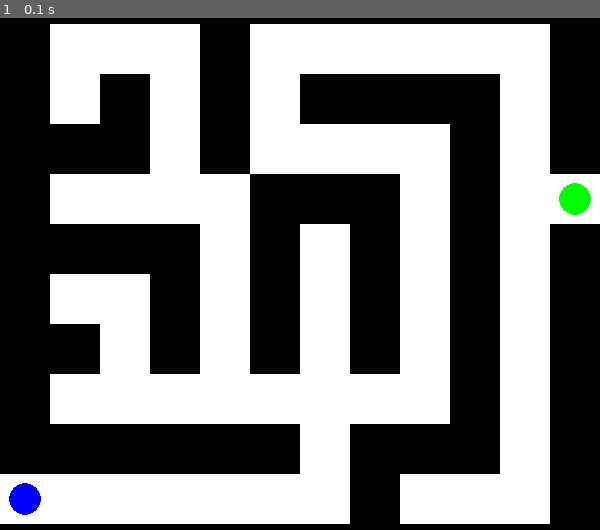
Above: before the commit, frame 1.
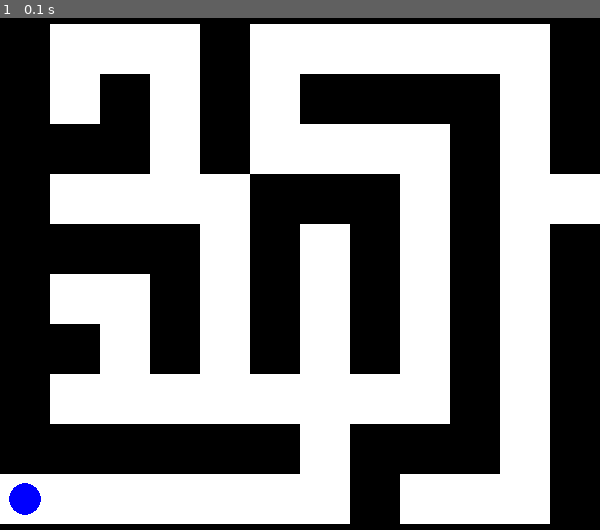
Above: after the commit, the same moment.

Repository: joaovitormelo7/projetoIA-pygame
Game: pygame game, started from pygame/main.py
Two runs of this game, one before a commit and one after it. Both use one fixed random seed, a clock stepped at 60 frames per second and the inputs below.
Inputs:
- Up to frame 1 (0.1 s): no input

The runs differ from the first frame. In frame 1, 0.3% of the frame differs, in the area x 93-99%, y 32-39%.

Commit message:
update no agente

Diff:
--- a/pygame/agente.py
+++ b/pygame/agente.py
@@ -4,4 +4,3 @@
         self.start = start
         self.goal = goal
         self.caminho = []
-        self.posicao_atual = start
--- a/pygame/labirinto.py
+++ b/pygame/labirinto.py
@@ -22,18 +22,22 @@
     def espaco_livre(self, x, y):
         return self.grid[x][y] == 1;
 
-        #Sequencia de movimentos predefinida
+    #Sequencia de movimentos predefinida
     def vizinhos_validos(self, x, y):
         vizinhos = []
+
         #Agente para cima
         if x > 0 and self.espaco_livre(x - 1, y):
             vizinhos.append((x - 1, y))
+
         #Agente para esquerda
         if y > 0 and self.espaco_livre(x, y - 1):
             vizinhos.append((x, y - 1))
+
         #Agente para direita
         if y < len(self.grid[0]) - 1 and self.espaco_livre(x, y + 1):
             vizinhos.append((x, y + 1))
+
         #Agente para baixo
         if x < len(self.grid) - 1 and self.espaco_livre(x + 1, y):
             vizinhos.append((x + 1, y))
--- a/pygame/main.py
+++ b/pygame/main.py
@@ -2,7 +2,7 @@
 import sys
 import numpy as np
 from labirinto import Labirinto
-from busca import buscaLargura
+from busca import buscaProfundidade
 
 #Iniciar pygame
 pygame.init()
@@ -23,8 +23,16 @@
 
 #Iniciar labirinto e posição do agente e obejtivo do agente
 labirinto = Labirinto()
-posicao_agente = (4,11)
+posicao_agente = (4,10)
 goal = (10, 0)
+
+caminho = buscaProfundidade(labirinto, posicao_agente, goal)
+if not caminho:
+    print("Erro ao encontrar um caminho")
+else:
+    print("caminho encontrado: ", caminho)
+
+passo_atual = 0
 
 #Labirinto
 def labirinto_desenho():
@@ -34,6 +42,7 @@
             pygame.draw.rect(tela, cor, (y * tamanho_celula, x * tamanho_celula, tamanho_celula, tamanho_celula))
 
 def agente_desenho(posicao_agente, goal):
+
     # Desenhar o agente
     pygame.draw.circle(tela, VERDE,
                        (posicao_agente[1] * tamanho_celula + tamanho_celula // 2,
@@ -46,19 +55,28 @@
                         goal[0] * tamanho_celula + tamanho_celula // 2),
                        tamanho_celula // 3)
 
+
 #Loop do jogo
 running = True
+
+#Teste para controlar a velocidade do agente
+ControleVelocidade = pygame.time.Clock()
+
 while running:
     for event in pygame.event.get():
         if event.type == pygame.QUIT:
             running = False
+    if caminho and passo_atual < len(caminho):
+        posicao_agente = caminho[passo_atual]
+        passo_atual += 1
 
     tela.fill(BRANCO)
     labirinto_desenho()
     agente_desenho(posicao_agente, goal)
 
     pygame.display.flip()
+    ControleVelocidade.tick(1)
 
-
+pygame.display.update()
 pygame.quit()
 sys.exit()
